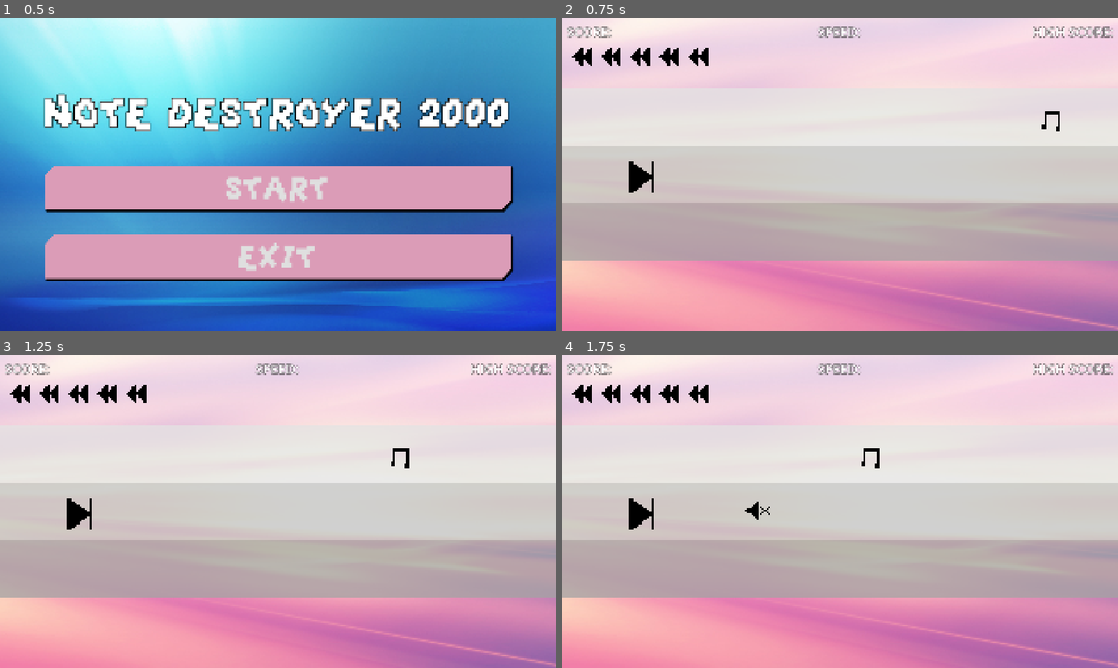
Above: before the commit, frames 1-4 (two rows, left to right).
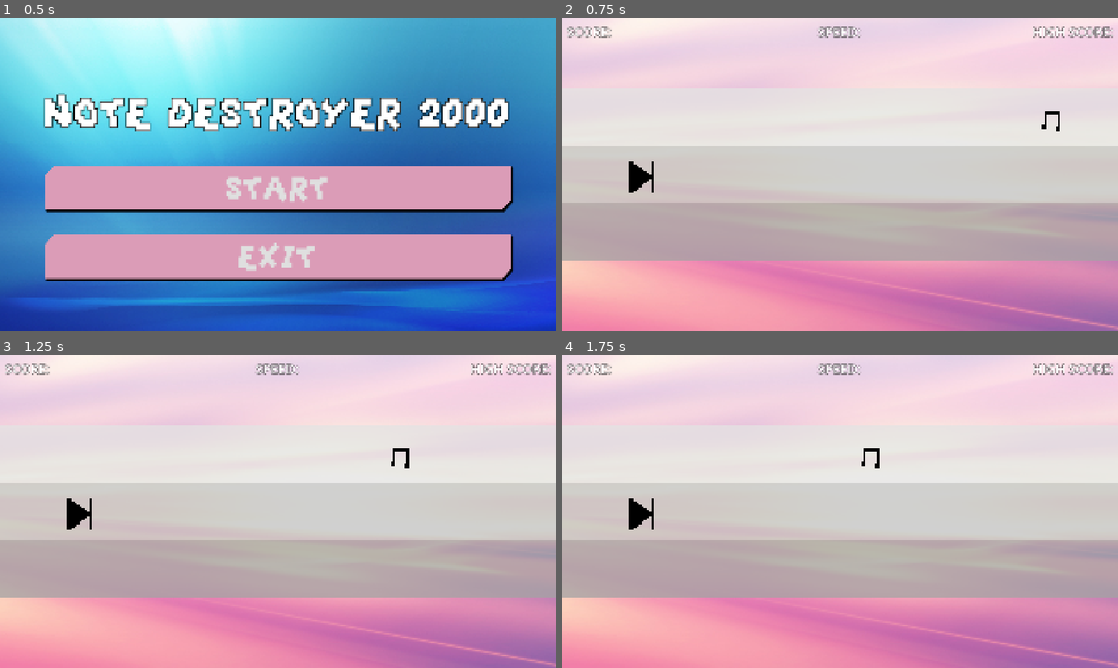
Above: after the commit, the same moments.

Repository: chorwat2137/haven-2026
Game: Godot game, scene res://scenes/main_menu.tscn
Two runs of this game, one before a commit and one after it. Both use one fixed random seed, a clock stepped at 60 frames per second and the inputs below.
Inputs:
- Up to frame 1 (0.5 s): no input
- Up to frame 2 (0.75 s): click "START" at 0.5 s
- Up to frame 3 (1.25 s): no input
- Up to frame 4 (1.75 s): tap Enter (ui_accept) at 1.25, 1.52 s; hold Right (ui_right) from 1.28 s (still down); tap Space (shoot) at 1.35 s

Frame 1 is identical in both runs. In frame 2, 0.6% of the frame differs, in the area x 1-27%, y 9-16%; in frame 3, 0.6%; in frame 4, 0.7%, in the area x 1-38%, y 9-53%.
Error before the commit: Cannot call method 'get_node' on a null value. (res://scripts/player_control.gd:97)
Error after the commit: Parse Error: Expected identifier after "." for attribute access. (res://scripts/player_control.gd:97)

Commit message:
Automatic sync

Diff:
--- a/scenes/main.tscn
+++ b/scenes/main.tscn
@@ -46,6 +46,7 @@
 
 [node name="Player" parent="." unique_id=2121710803 instance=ExtResource("1_o5qli")]
 process_mode = 3
+movement_speed = null
 hp = 5
 shoot_delay = 2.0
 
--- a/scripts/player_control.gd
+++ b/scripts/player_control.gd
@@ -94,6 +94,6 @@
 	if score > Highscore.highscore:
 		Highscore.highscore = score
 		Highscore.save_game()
-	$HUD.get_node("HighScoreLabel").text = "HIGH SCORE: " + str(int(Highscore.highscore/100))
-	$HUD.get_node("ScoreLabel").text = "SCORE: " + str(int(get_parent().score/100))
-	$HUD.get_node("SpeedLabel").text = "SPEED: " + str(int(get_parent().speed))
+	get_parent().$HUD.get_node("HighScoreLabel").text = "HIGH SCORE: " + str(int(Highscore.highscore/100))
+	get_parent().$HUD.get_node("ScoreLabel").text = "SCORE: " + str(int(get_parent().score/100))
+	get_parent().$HUD.get_node("SpeedLabel").text = "SPEED: " + str(int(get_parent().speed))
